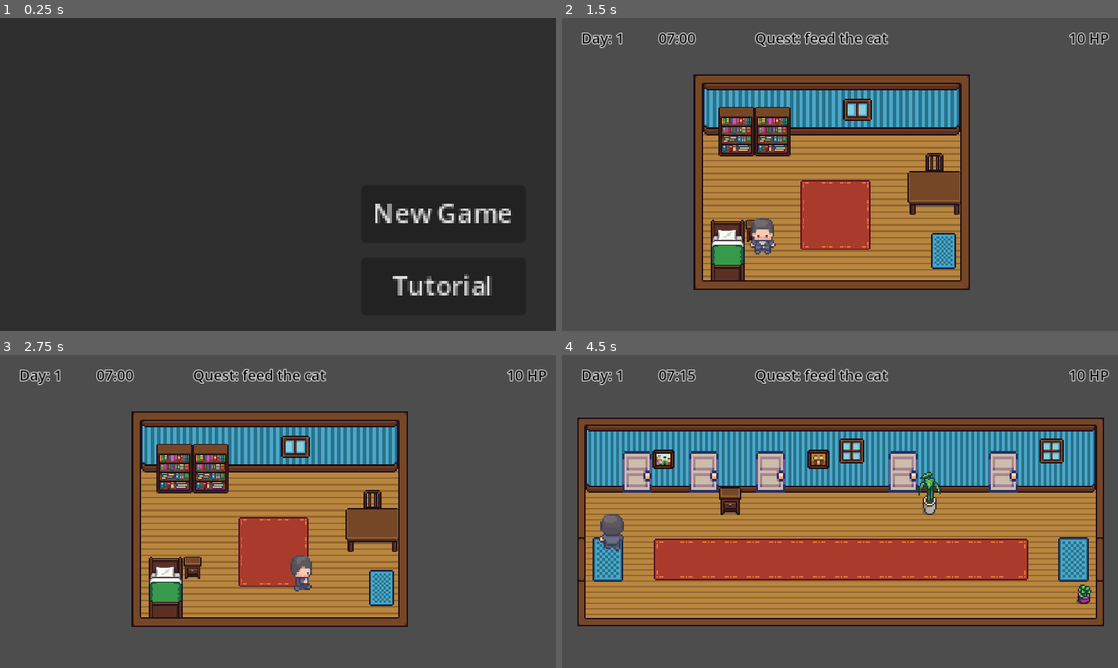
Above: before the commit, frames 1-4 (two rows, left to right).
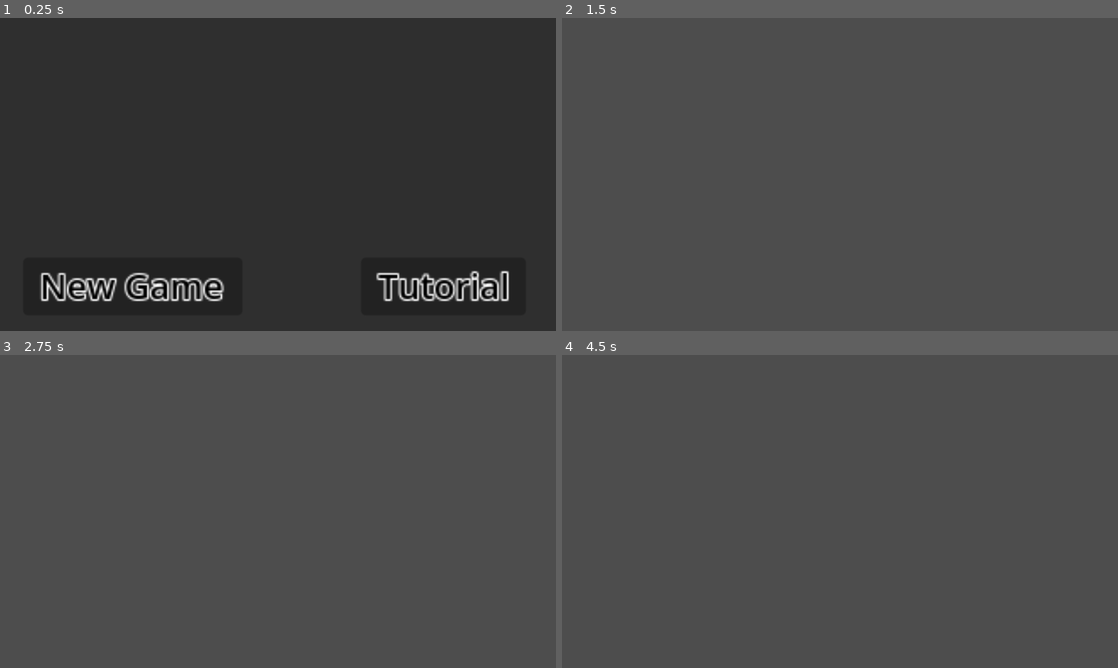
Above: after the commit, the same moments.

Repository: Poppo9/wild-jam-78
Game: Godot game, scene res://scenes/main_menu.tscn
Two runs of this game, one before a commit and one after it. Both use one fixed random seed, a clock stepped at 60 frames per second and the inputs below. Sound files missing from this copy of the repository are replaced by a short silence.
Inputs (mouse positions are in pixels of both pictures, inside the frame that each line leads up to):
- Up to frame 1 (0.25 s): no input
- Up to frame 2 (1.5 s): click "Tutorial" at 0.5 s; click (1006, 215) at 1.25 s, where only the run before the commit has a clickable "New Game"
- Up to frame 3 (2.75 s): hold Right (ui_right) from 2.03 s (still down)
- Up to frame 4 (4.5 s): release Right (ui_right) at 2.78 s; hold Down (ui_down) 2.78-3.53 s; hold Right (ui_right) 3.53-4.28 s; hold Up (ui_up) from 4.28 s (still down)

The runs differ from the first frame. In frame 1, 4.1% of the frame differs, in the area x 7-92%, y 59-91%; in frame 2, 35%; in frame 3, 35%; in frame 4, 64%, in the area x 2-99%, y 4-87%.

Commit message:
tutorial scene

Diff:
--- a/scenes/main_menu.tscn
+++ b/scenes/main_menu.tscn
@@ -1,7 +1,12 @@
-[gd_scene load_steps=3 format=3 uid="uid://dkokvykw1i5fk"]
+[gd_scene load_steps=4 format=3 uid="uid://dkokvykw1i5fk"]
 
 [ext_resource type="Script" path="res://scripts/main_menu.gd" id="1_4eydl"]
 [ext_resource type="Texture2D" uid="uid://bmqsgnqj3mtrh" path="res://assets/background.png" id="2_8vhoa"]
+
+[sub_resource type="LabelSettings" id="LabelSettings_tp0hm"]
+font_size = 30
+font_color = Color(0, 0, 0, 1)
+outline_size = 6
 
 [node name="main_menu" type="Node2D"]
 position = Vector2(548, 296)
@@ -11,19 +16,49 @@
 texture = ExtResource("2_8vhoa")
 
 [node name="Button" type="Button" parent="."]
-offset_left = 200.0
-offset_top = 50.0
-offset_right = 300.0
-offset_bottom = 85.0
+offset_left = -500.0
+offset_top = 200.0
+offset_right = -400.0
+offset_bottom = 235.0
 scale = Vector2(3.41619, 3.41619)
+text = "                              "
+
+[node name="Label2" type="Label" parent="Button"]
+z_index = 1
+texture_filter = 2
+layout_mode = 1
+offset_left = 9.95261
+offset_top = 2.04907
+offset_right = 122.953
+offset_bottom = 44.0491
+scale = Vector2(0.703209, 0.703209)
 text = "New Game"
+label_settings = SubResource("LabelSettings_tp0hm")
+horizontal_alignment = 1
+vertical_alignment = 1
 
 [node name="Button2" type="Button" parent="."]
+z_index = 1
 offset_left = 200.0
 offset_top = 200.0
 offset_right = 300.0
 offset_bottom = 235.0
 scale = Vector2(3.41619, 3.41619)
+text = "                      "
+
+[node name="Label3" type="Label" parent="Button2"]
+z_index = 1
+texture_filter = 2
+layout_mode = 1
+offset_left = -5.26907
+offset_top = 2.04906
+offset_right = 152.731
+offset_bottom = 44.0491
+scale = Vector2(0.703209, 0.703209)
 text = "Tutorial"
+label_settings = SubResource("LabelSettings_tp0hm")
+horizontal_alignment = 1
+vertical_alignment = 1
 
 [connection signal="pressed" from="Button" to="." method="_on_button_pressed"]
+[connection signal="pressed" from="Button2" to="." method="_on_button_2_pressed"]
--- /dev/null
+++ b/scenes/tutorial.tscn
@@ -0,0 +1,7 @@
+[gd_scene format=3 uid="uid://158e1gq0h7w3"]
+
+[node name="Tutorial" type="Node2D"]
+
+[node name="Label" type="Label" parent="."]
+offset_right = 40.0
+offset_bottom = 23.0
--- a/scripts/global.gd
+++ b/scripts/global.gd
@@ -8,12 +8,12 @@
 
 var lista_stanze = [
 	"res://scenes/camera_2_0.tscn",
-	"res://scenes/camera_2_0.tscn",
+	"res://scenes/camera_2_0.tscn", #to be studio
 	"res://scenes/stanza_gatto.tscn",
 	"res://scenes/bagno.tscn",
 	"res://scenes/cucina.tscn",
-	"res://scenes/camera_2_0.tscn",
-	"res://scenes/camera_2_0.tscn",
+	"res://scenes/cantina.tscn",
+	"res://scenes/camera_2_0.tscn", #to be esterno
 ]
 
 var quest = "feed the cat"
--- a/scripts/main_menu.gd
+++ b/scripts/main_menu.gd
@@ -12,3 +12,6 @@
 
 func _on_button_pressed() -> void:
 	get_tree().change_scene_to_file("res://scenes/camera_2_0.tscn")
+
+func _on_button_2_pressed() -> void:
+	get_tree().change_scene_to_file("res://scenes/tutorial.tscn")
